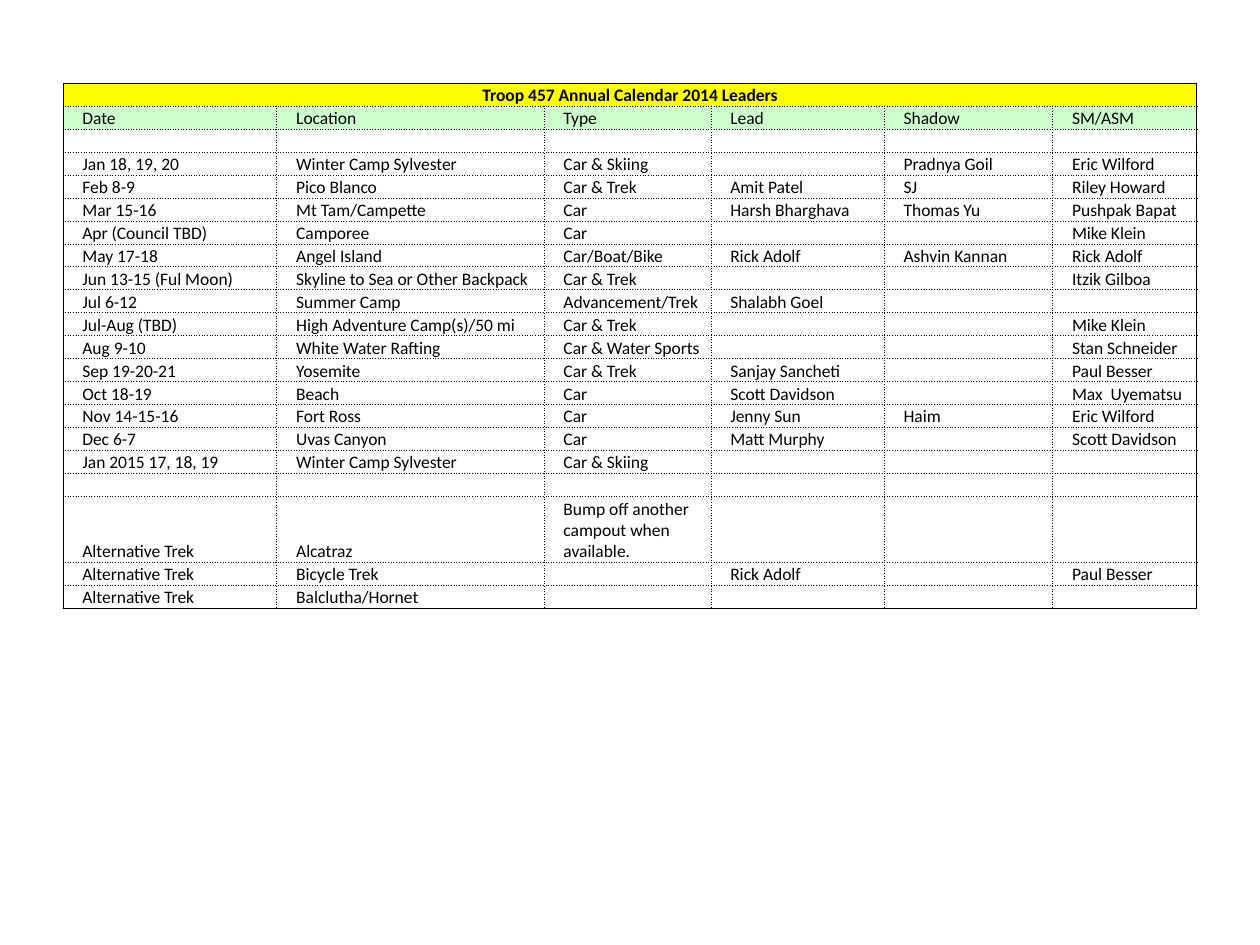
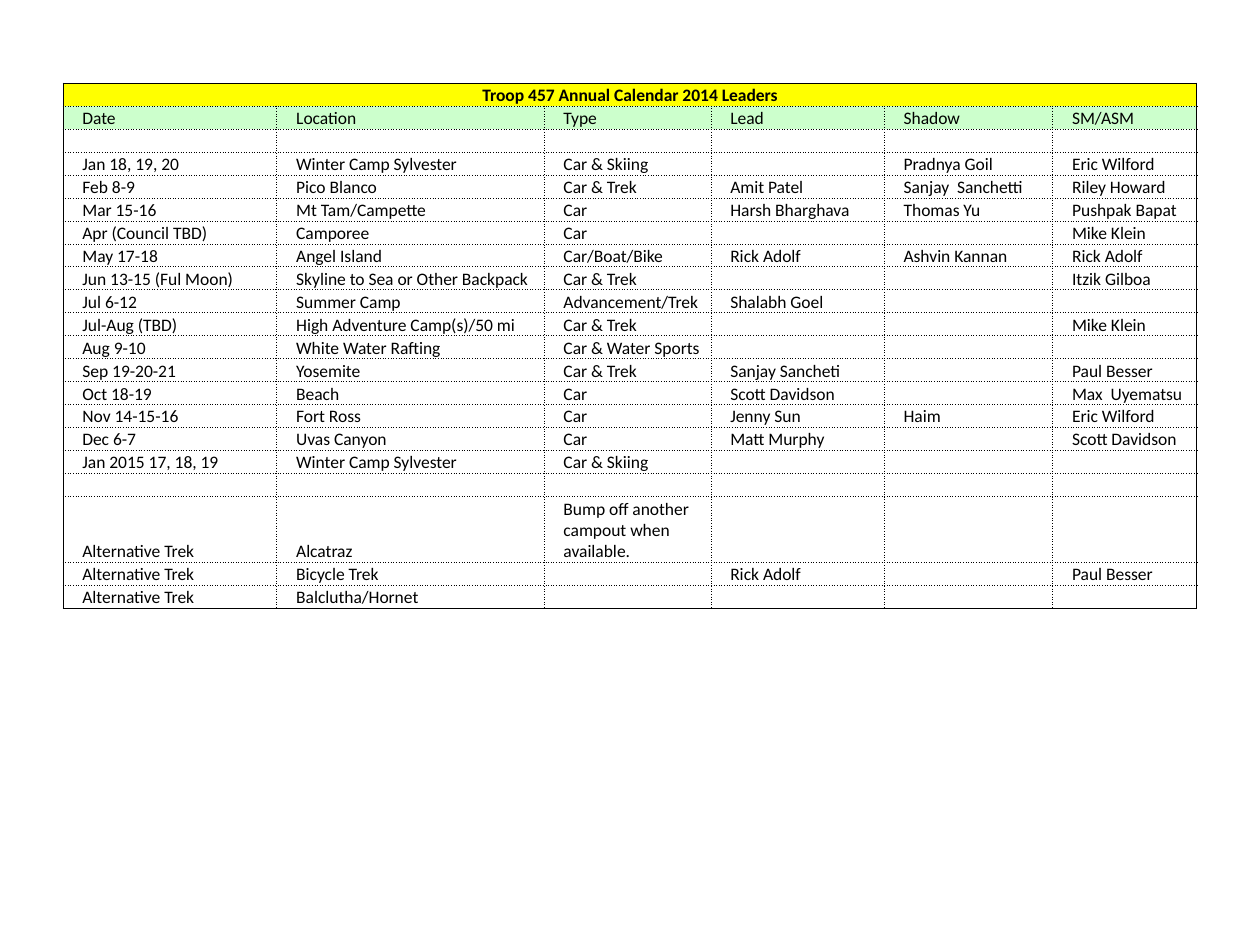
Before and after one commit to sdavi101010/troop457, a slide deck: slide 2 of 2014/taag/troop457AtAGlance.pptx. Drawn at 1260x945 pixels with LibreOffice and Linux fonts; fonts in the diff are those of the drawing. Boxes give left, top, right and bottom in pixels: in the first picture for what was removed or moved away, otherwise in the second. Text is boxed around its words. In the diff, an @@ line names an element or a change of style, - is before the commit and + after.

```diff
--- a/2014/taag/troop457AtAGlance.pptx
+++ b/2014/taag/troop457AtAGlance.pptx
@@ table at bbox=[63, 83, 1197, 609] @@
-row 5, column 5: SJ
+row 5, column 5: Sanjay Sanchetti
-row 12, column 6: Stan Schneider
+row 12, column 6: 
```
Also in this commit, not shown: 1 other slide changed, 1 other file.
